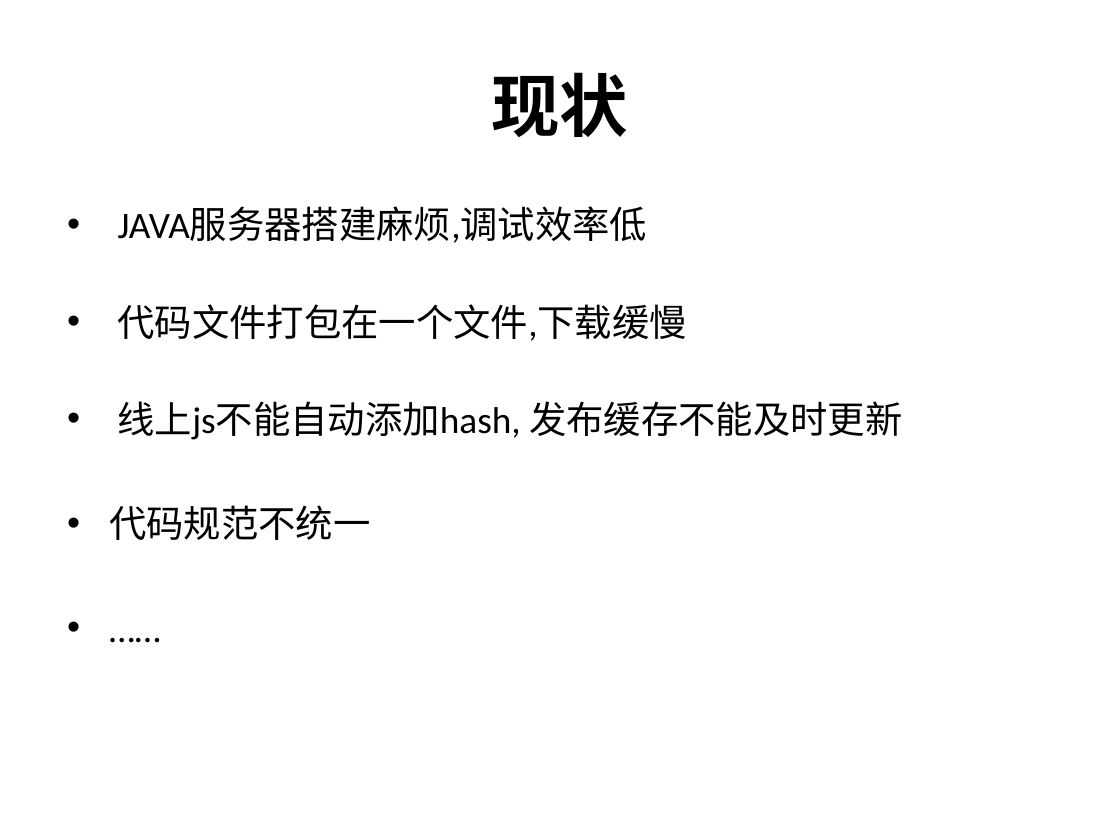
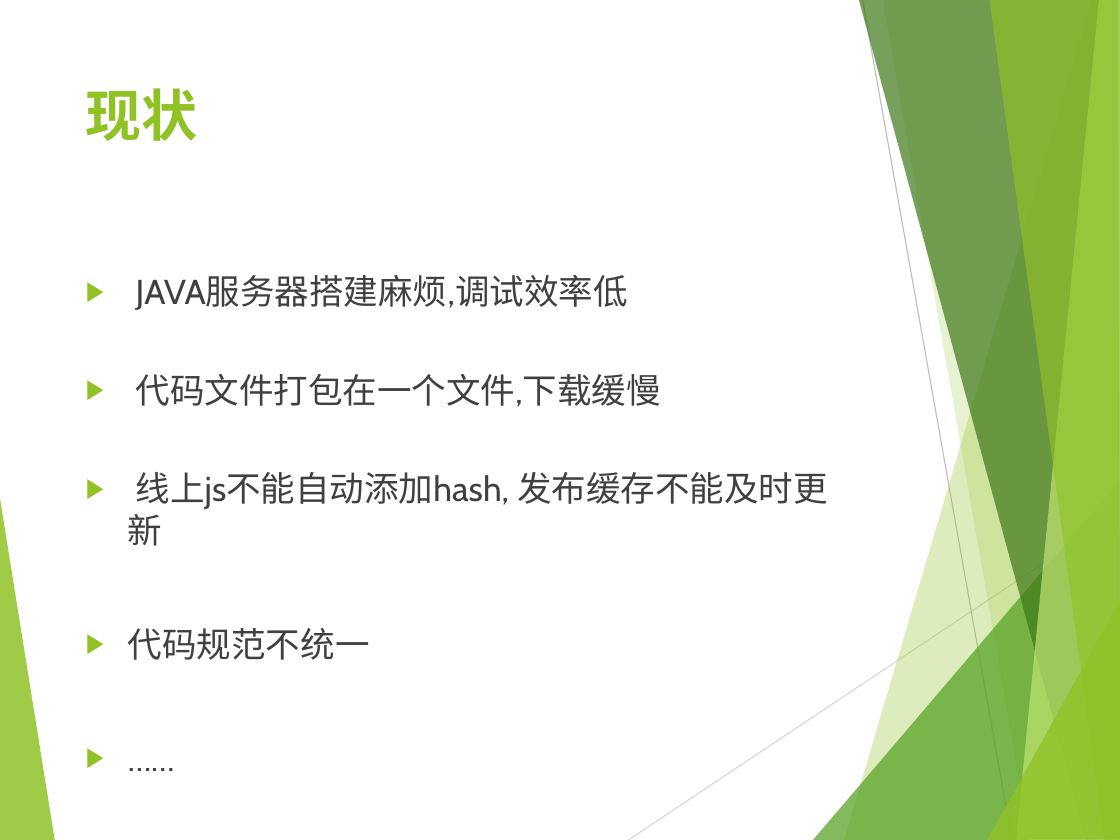
Before and after one commit to chuilee/gulp_webpack_demo, a slide deck: slide 2 of ppt/快速搭建Web服务器.pptx. Drawn at 1120x840 pixels with LibreOffice and Linux fonts; fonts in the diff are those of the drawing. Boxes give left, top, right and bottom in pixels: in the first picture for what was removed or moved away, otherwise in the second. Text is boxed around its words. In the diff, an @@ line names an element or a change of style, - is before the commit and + after.

```diff
--- a/ppt/快速搭建Web服务器.pptx
+++ b/ppt/快速搭建Web服务器.pptx
@@ title "现状" moved from (x1=491, y1=72, x2=628, y2=137) to (x1=86, y1=88, x2=198, y2=141) @@
@@ title "现状" at (x1=86, y1=88, x2=198, y2=141): size 44 to 36 pt, font Calibri to Cabin, text colour #000000 to #90C226; alignment centre to left; vertical alignment middle to top @@
@@ text "JAVA服务器搭建麻烦,调试效率低" moved from (x1=109, y1=207, x2=902, y2=540) to (x1=128, y1=275, x2=828, y2=660) @@
@@ text "JAVA服务器搭建麻烦,调试效率低" at (x1=128, y1=275, x2=828, y2=660): size 24 to 22.2 pt, font Calibri to Cabin, text colour #000000 to #404040; bullet • to ▶; more space between paragraphs @@
@@ group added at (x1=0, y1=0, x2=1120, y2=840): 8 freeform shapes, 2 lines @@
```
Also in this commit, not shown: 7 other slides changed, 6 other files.
